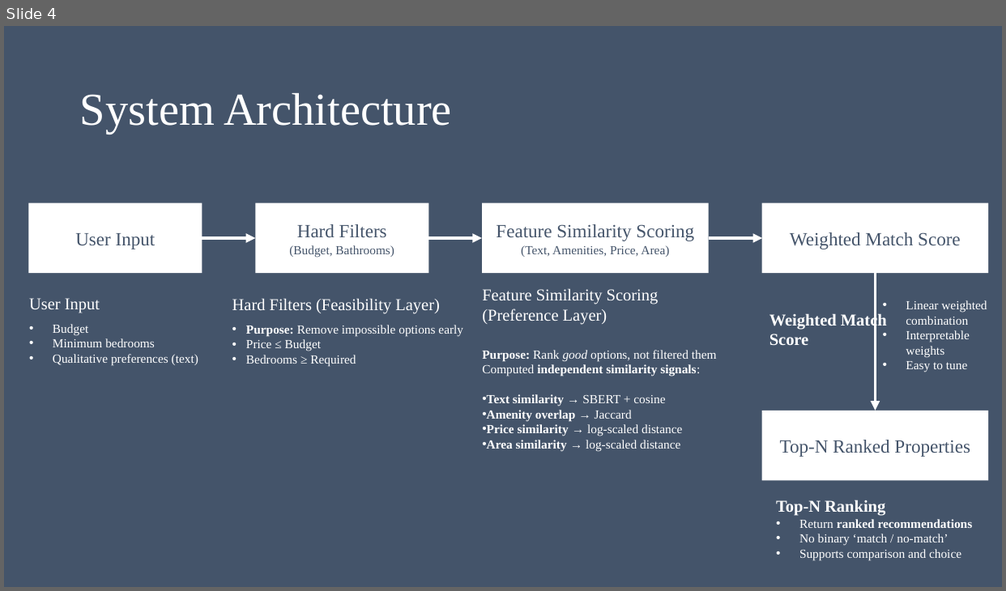
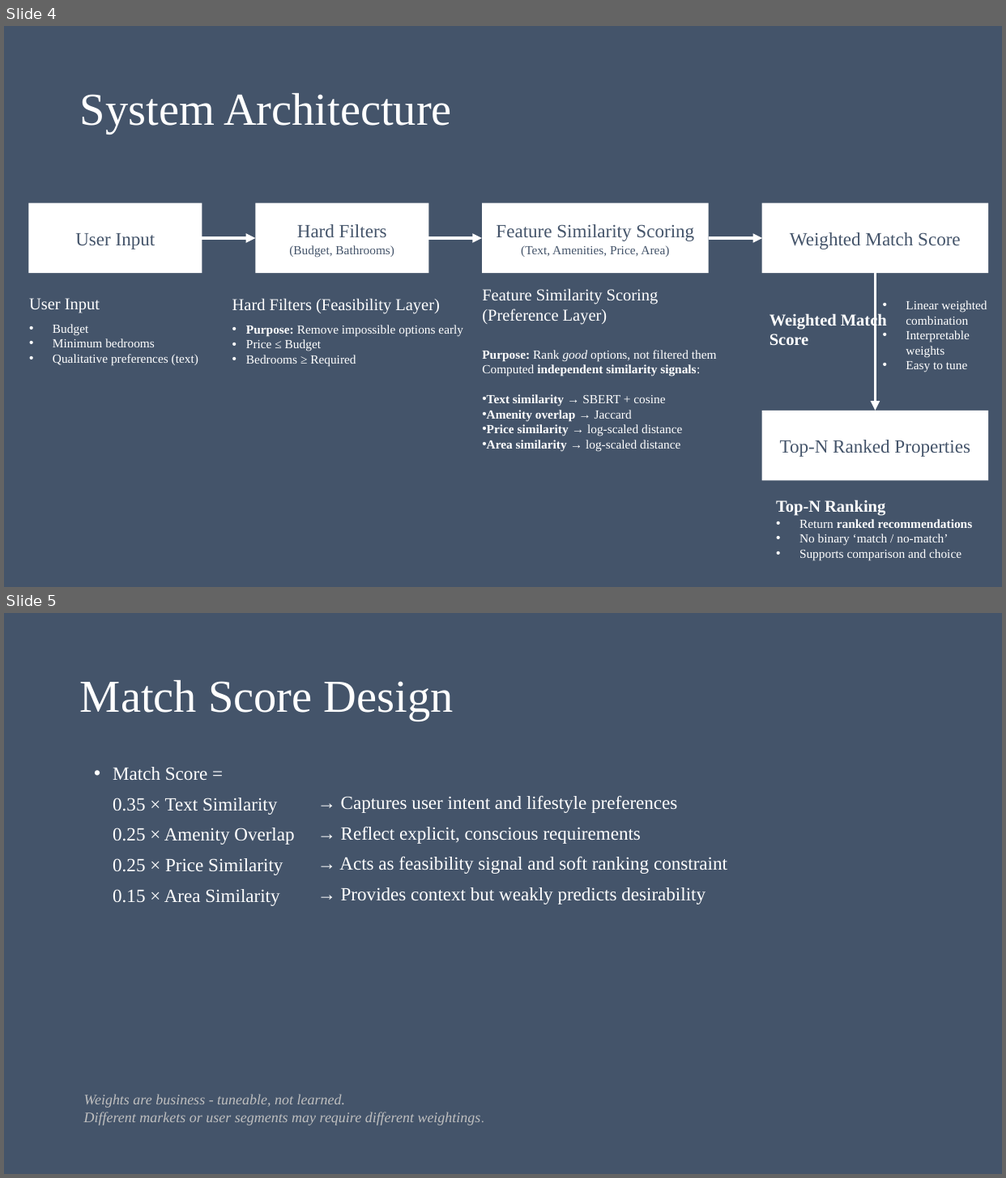
Before and after one commit to lakshya-vipassana/Property-Recommendation-System, a slide deck: Presentation1.pptx. Shown one above the other, each under a label of ours: slide 4 before the commit, slides 4 and 5 after it. The pictures are 1006x591 and 1006x1178 pixels, drawn with LibreOffice and Linux fonts; fonts in the diff are those of the drawing. Boxes give left, top, right and bottom in pixels: in the first picture for what was removed or moved away, otherwise in the second. Text is boxed around its words. In the diff, an @@ line names an element or a change of style, - is before the commit and + after.

```diff
--- a/Presentation1.pptx
+++ b/Presentation1.pptx
@@ slide 5 added at <box>4,613,1002,1174</box>, background #44546A @@
@@ title added at <box>80,680,454,721</box>, 44 pt, text #FFFFFF @@
+Match Score Design
@@ text added at <box>113,767,294,906</box>, 18 pt, text #FFFFFF @@
+• Match Score =
+0.35 × Text Similarity
+0.25 × Amenity Overlap
+0.25 × Price Similarity
+0.15 × Area Similarity
@@ text added at <box>339,795,727,905</box>, 18 pt, text #FFFFFF @@
+→ Captures user intent and lifestyle preferences
+→ Reflect explicit, conscious requirements
+→ Acts as feasibility signal and soft ranking constraint
+→ Provides context but weakly predicts desirability
@@ text added at <box>84,1094,481,1126</box>, 14 pt, text #BFBFBF, italic @@
+Weights are business - tuneable, not learned.
+Different markets or user segments may require different weightings.
```
Also in this commit, not shown: 4 other slides added, 6 other files.
